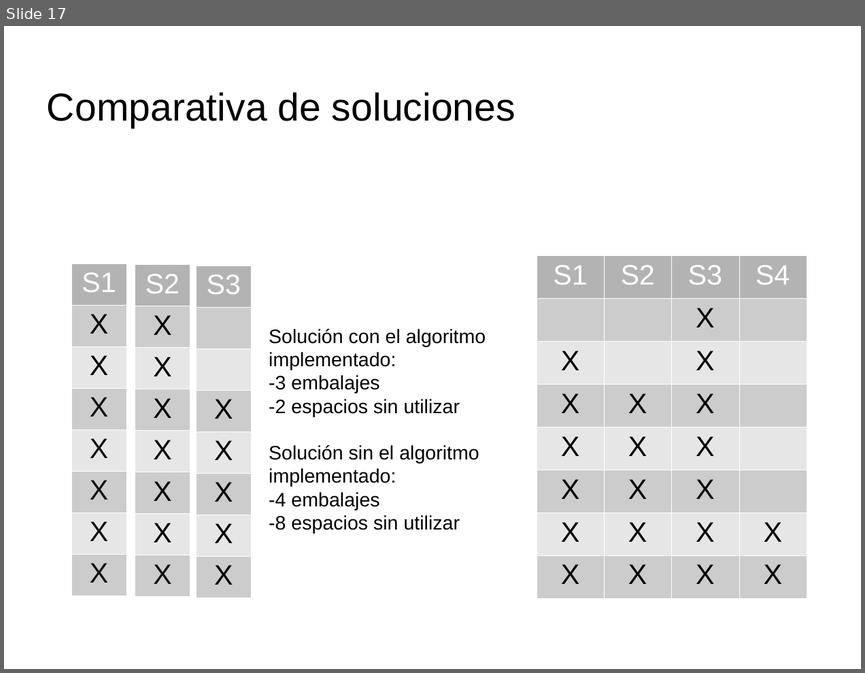
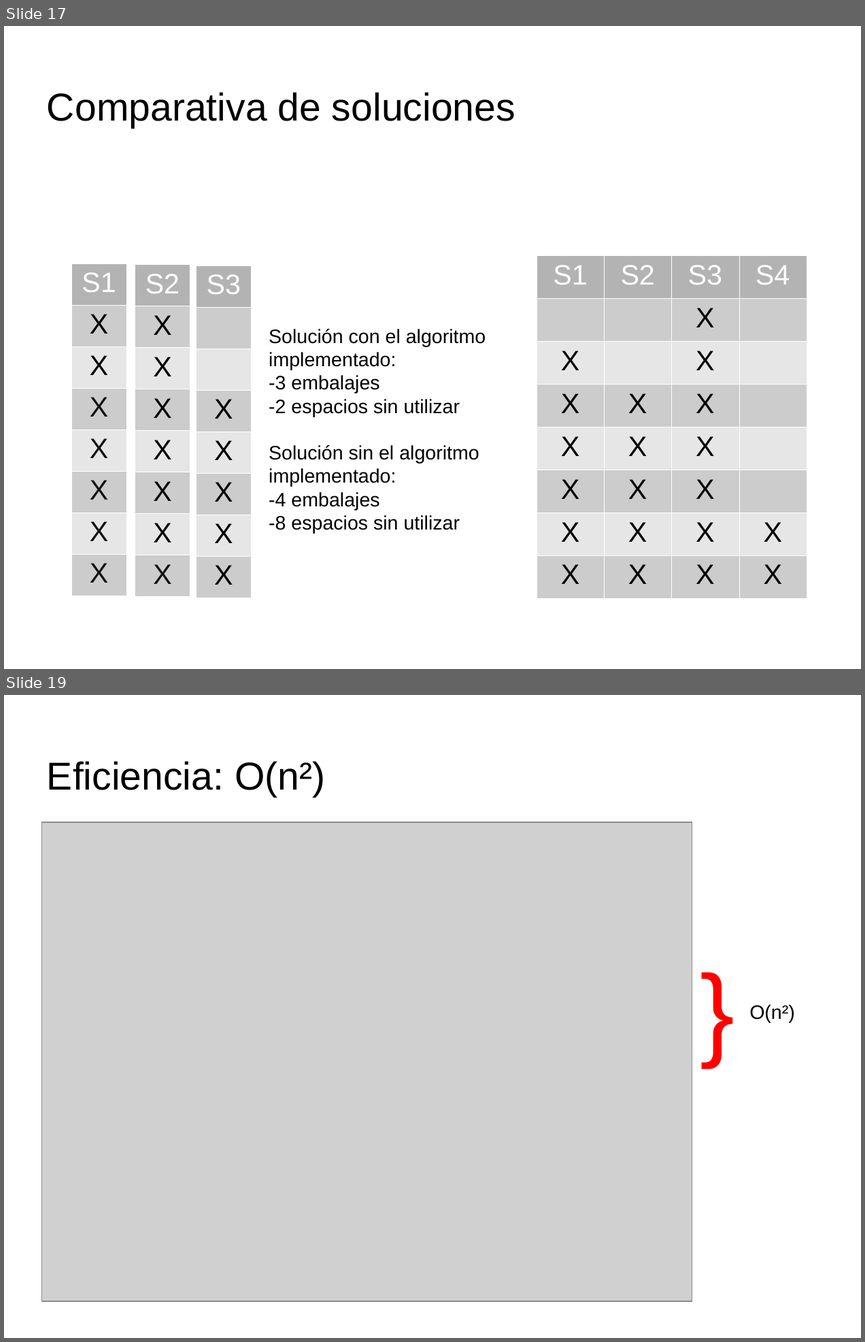
Before and after one commit to guillegalor/BinPacking, a slide deck: office/presentación.odp. Shown one above the other, each under a label of ours: slide 17 before the commit, slides 17 and 19 after it; the slides between them are not shown. The pictures are 865x673 and 865x1342 pixels, drawn with LibreOffice and Linux fonts; fonts in the diff are those of the drawing; grey boxes stand for pictures; background and template pictures are left out. Boxes give left, top, right and bottom in pixels: in the first picture for what was removed or moved away, otherwise in the second. Text is boxed around its words. In the diff, an @@ line names an element or a change of style, - is before the commit and + after.

```diff
--- a/office/presentación.odp
+++ b/office/presentación.odp
@@ slide 19 added at [4,695,861,1338], background picture (left out) @@
@@ title added at [47,761,325,797], 36 pt, text #000000 @@
+Eficiencia: O(n²)
@@ picture added at [42,823,692,1302] @@
@@ text added at [692,940,744,1064], 96 pt, text #FF0000 @@
+}
@@ text added at [749,1004,795,1023], 18 pt, text #000000 @@
+O(n²)
```
Also in this commit, not shown: 2 other slides added, 1 slide removed.
